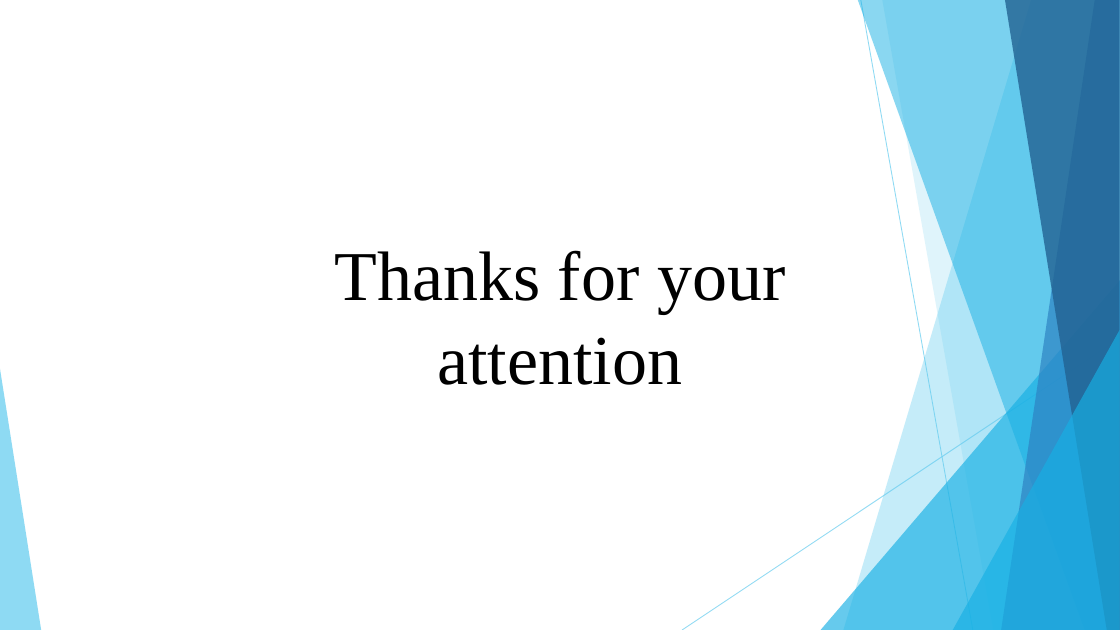
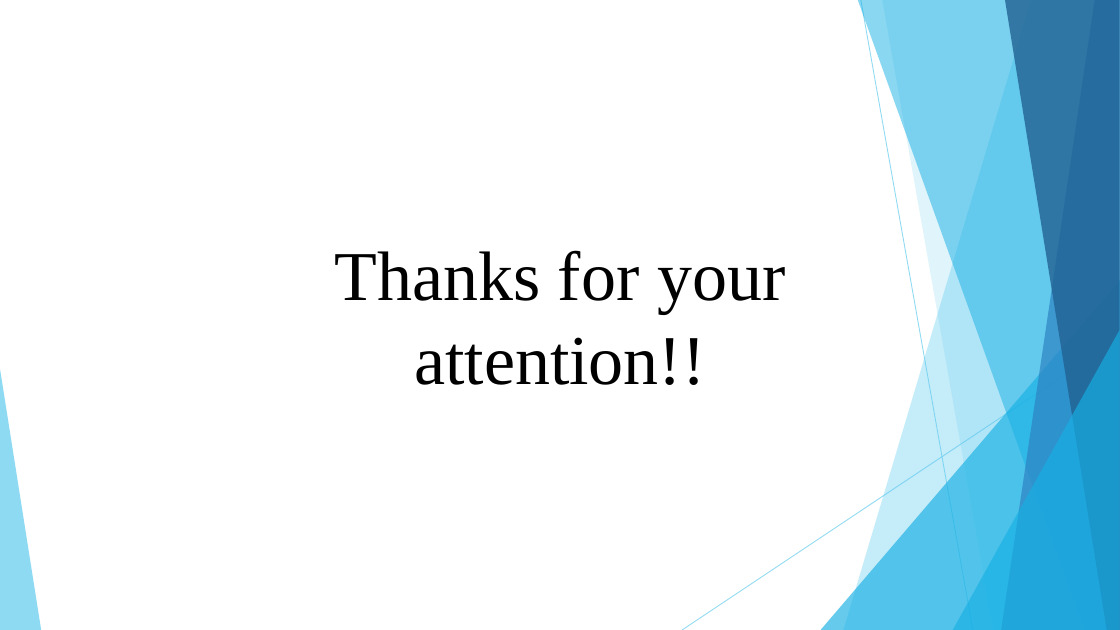
Before and after one commit to khaled-almir/VersifAi, a slide deck: slide 17 of Presentations/Pen testing for web.pptx. Drawn at 1120x630 pixels with LibreOffice and Linux fonts; fonts in the diff are those of the drawing. Boxes give left, top, right and bottom in pixels: in the first picture for what was removed or moved away, otherwise in the second. Text is boxed around its words. In the diff, an @@ line names an element or a change of style, - is before the commit and + after.

Commit message:
Add ML Models presentation and web scan folder; update Pen testing presentation

```diff
--- a/Presentations/Pen testing for web.pptx
+++ b/Presentations/Pen testing for web.pptx
@@ text at bbox=[335, 250, 785, 385]: text changed @@
-Thanks for your attention
+Thanks for your attention!!
```
Also in this commit, not shown: 3 other files.
